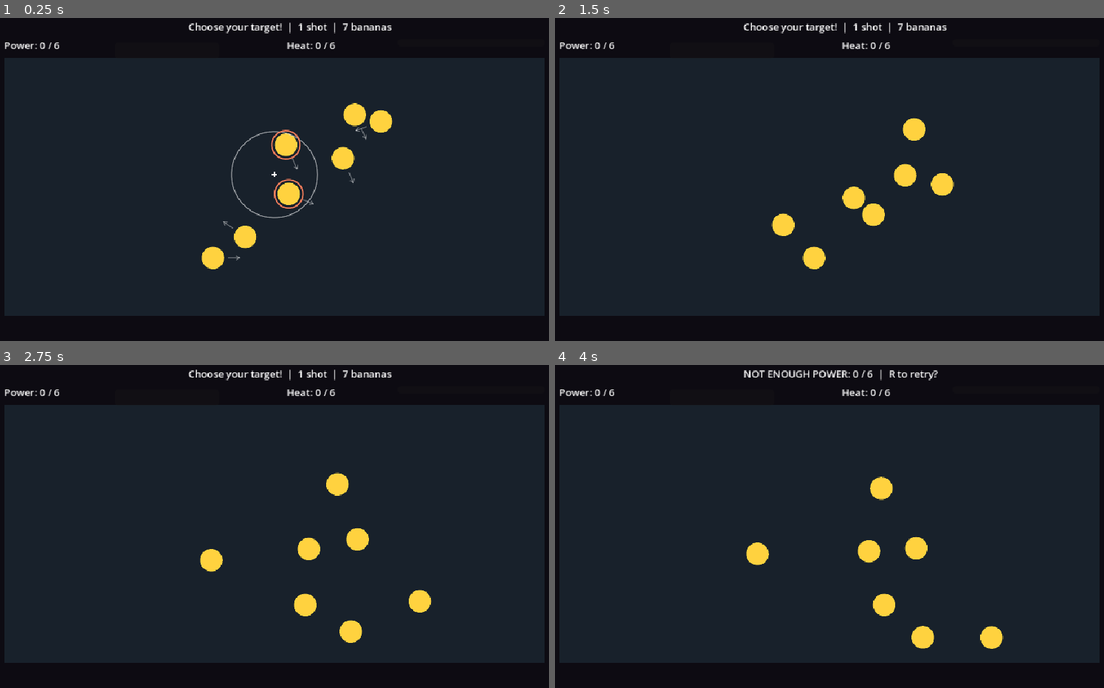
Above: before the commit, frames 1-4 (two rows, left to right).
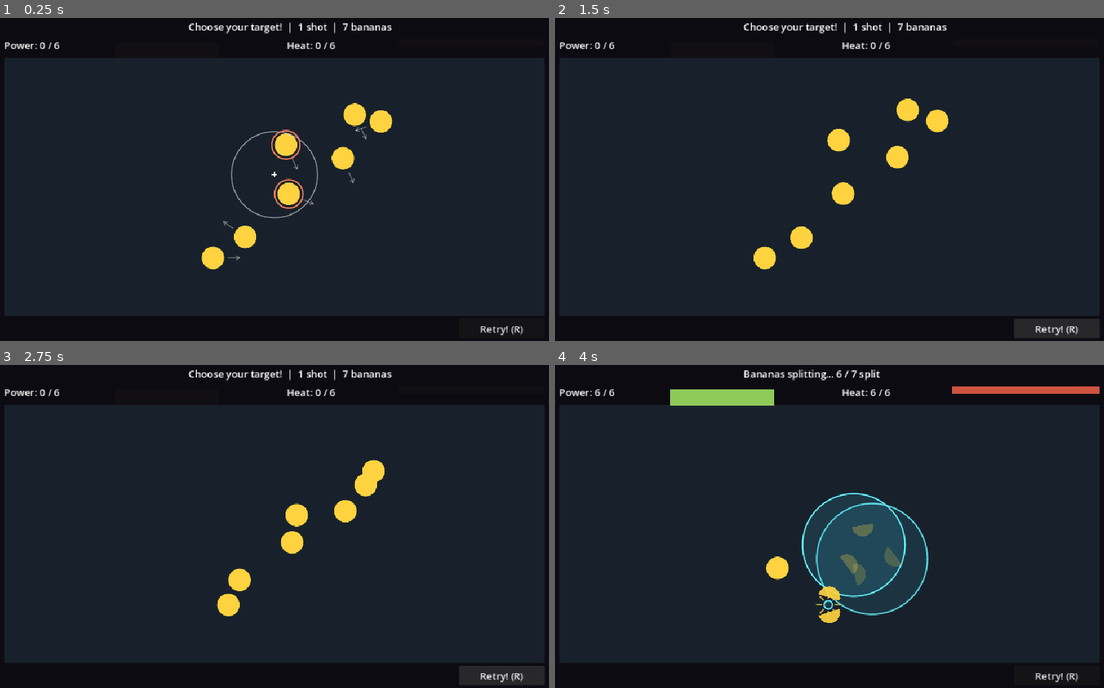
Above: after the commit, the same moments.

Repository: UnderstoodUseYourUsernameHere/banana-fission
Game: Godot game, scene res://scenes/main.tscn
The game is run twice, just before and just after one commit, with the same random seed, the same clock (stepped at 60 frames per second) and the same inputs.
Inputs (mouse positions are in pixels of both pictures, inside the frame that each line leads up to):
- Up to frame 1 (0.25 s): no input
- Up to frame 2 (1.5 s): click (1054, 328) at 0.5 s, where only the run after the commit has a clickable "Retry! (R)"; click (1054, 328) at 1.25 s, where only the run after the commit has a clickable "Retry! (R)"
- Up to frame 3 (2.75 s): click (499, 675) at 2 s, where only the run after the commit has a clickable "Retry! (R)"
- Up to frame 4 (4 s): tap Enter at 2.75 s; move the mouse to (961, 503) at 2.77 s; press the mouse at (961, 503) at 2.78 s; hold Right 2.78-3.5 s; release the mouse at (961, 503) at 3.5 s; drag from (708, 539) to (802, 587) at 3.52 s

The runs differ from the first frame. In frame 1, 0.1% of the frame differs, in the area x 87-96%, y 95-99%; in frame 2, 4.0%; in frame 3, 4.1%; in frame 4, 9.2%, in the area x 7-100%, y 1-99%.

Commit message:
feat: add retry button

Diff:
--- a/scenes/main.tscn
+++ b/scenes/main.tscn
@@ -97,7 +97,7 @@
 [node name="Help" type="Label" parent="HUD" unique_id=395654825]
 offset_left = 40.0
 offset_top = 508.0
-offset_right = 920.0
+offset_right = 760.0
 offset_bottom = 532.0
 
 [node name="PowerLabel" type="Label" parent="HUD" unique_id=305983461]
@@ -137,3 +137,12 @@
 theme_override_styles/fill = SubResource("StyleBoxFlat_mi5ts")
 step = 1.0
 show_percentage = false
+
+[node name="Retry" type="Button" parent="HUD" unique_id=839248469]
+unique_name_in_owner = true
+offset_left = 780.0
+offset_top = 504.0
+offset_right = 920.0
+offset_bottom = 536.0
+focus_mode = 0
+text = "Retry! (R)"
--- a/scripts/main.gd
+++ b/scripts/main.gd
@@ -25,6 +25,7 @@
 @onready var heat_label: Label = $%HeatLabel
 @onready var heat_bar: ProgressBar = $%HeatBar
 @onready var effect_container: Node2D = $%Effects
+@onready var retry_button: Button = $%Retry
 
 var state: RoundState = RoundState.AIMING
 var split_count: int = 0
@@ -46,6 +47,7 @@
 	aim.ignited.connect(_on_ignited)
 	aim.configure(chamber.get_global_rect(), bananas, IGNITION_RADIUS)
 
+	retry_button.pressed.connect(_restart_attempt)
 	_update_status()
 	print("Bananilator ready!")
 
@@ -75,7 +77,7 @@
 func _unhandled_input(event: InputEvent) -> void:
 	if event.is_action_pressed("restart"):
 		get_viewport().set_input_as_handled()
-		get_tree().reload_current_scene()
+		_restart_attempt()
 		return
 
 func _physics_process(delta: float) -> void:
@@ -181,3 +183,6 @@
 
 		effect_container.add_child(half)
 		half.global_position = banana.global_position + axis * side * banana.hit_radius * 0.3
+
+func _restart_attempt() -> void:
+	get_tree().reload_current_scene()
